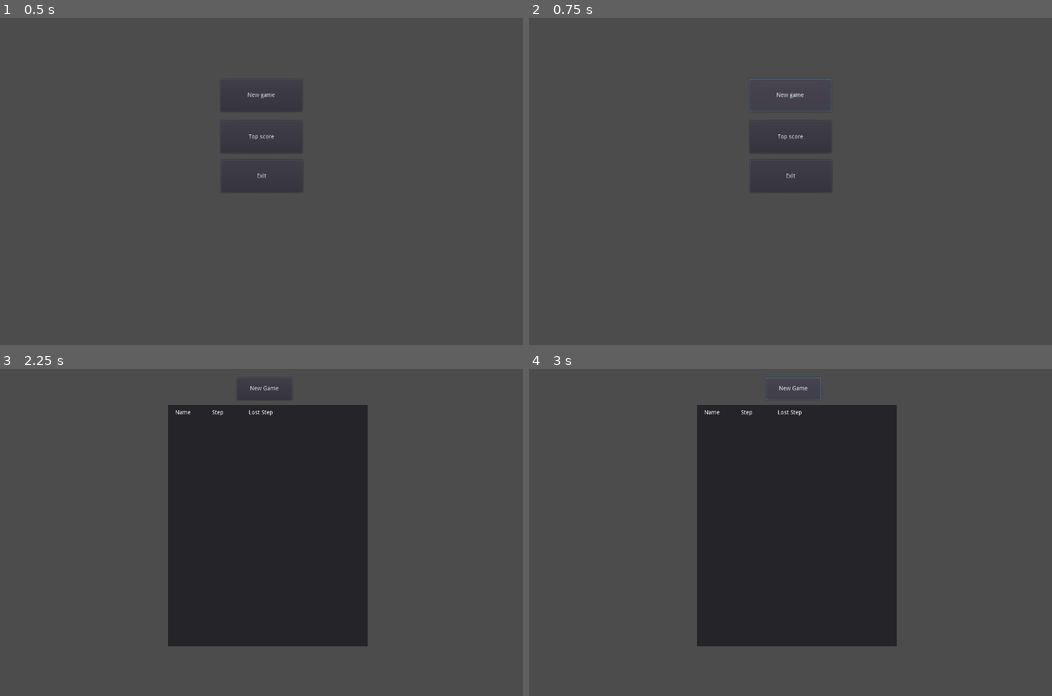
Above: before the commit, frames 1-4 (two rows, left to right).
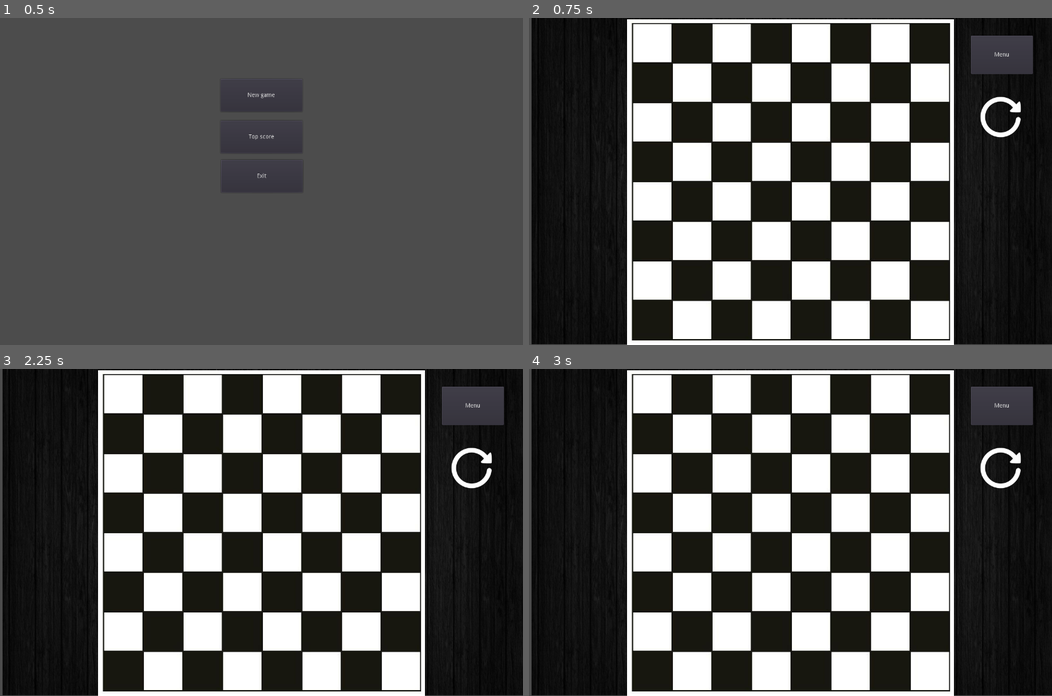
Above: after the commit, the same moments.

Repository: vladprichina/Ugolki
Game: Godot game, scene res://menu.tscn
Same seed, same stepped clock (60 frames per second), same inputs: the game is played once before the commit and once after it.
Inputs (mouse positions are in pixels of both pictures, inside the frame that each line leads up to):
- Up to frame 1 (0.5 s): no input
- Up to frame 2 (0.75 s): click "New game" at 0.5 s
- Up to frame 3 (2.25 s): click (261, 447) at 1.25 s, where only the run before the commit has a clickable "New game"; click (261, 486) at 2 s, where only the run before the commit has a clickable "Top score"
- Up to frame 4 (3 s): click (795, 388) at 2.75 s, where only the run before the commit has a clickable "New Game"

Frame 1 is identical in both runs. In frame 2, 98% of the frame differs, in the area x 0-100%, y 0-100%; in frame 3, 95%; in frame 4, 95%.
Error after the commit: Parse Error: Mixed tabs and spaces in indentation. (res://field.gd:543)

Commit message:
+ подсчёт опережения + сортировка рейтинга по опережению

Diff:
--- a/field.gd
+++ b/field.gd
@@ -303,7 +303,7 @@
 func click_field(var position):
 
 	# не даем походить, если уже походили, можем только вернутся или дать шаг противнику
-	if last_step != INVALID_VECTOR:
+	if last_step != INVALID_VECTOR or !pressed_chip:
 		return
 
 	for i in (active_cells):
@@ -413,13 +413,56 @@
 
 	return true
 
+
+# опрежение - количество шагов нужных для победы
+func find_losted(var node, var ai):
+	if check_for_win_ai():
+		return 0
+
+
+	# выбор стороны
+	var test_array = ai_chips if ai == 1 else player_chips
+	var value = -9999
+	var result_chip = null
+	var result_step = null
+
+	# берем все возможные фишки и их шаги
+	for chip in (test_array):
+		var steps = []
+		get_steps(chip.id_next, node, steps, false)
+		for step in (steps):
+			# оценка шагов
+			var last_step = chip.id_next
+			simulate_step(step, chip, node, ai)
+			var temp = ai * price_for_node(node, ai)
+			desimulate_step(step, last_step, chip, node, ai)
+			if temp > value:
+				value = temp
+				result_chip = chip
+				result_step = step
+		pass
+	pass
+
+	if result_chip:
+		simulate_step(result_step, result_chip, node, ai)
+		result_chip.id_next = result_step
+		var x = find_losted(node, ai)
+		return x + 1
+
+	return 0
+	pass
+
+
 func save():
 	var name = get_node("/root/main_node/win_dialog/Panel/edit")
+
+	# считаем опережение
+	var lost = find_losted(cells, CELL_AI)
 
 	var save_dict = {
 	"name" : name.text,
 	"count" : step_counter,
-	"lost" : 0
+	"lost" : lost
 	}
 	return save_dict
 
--- a/main_node.tscn
+++ b/main_node.tscn
@@ -6,11 +6,10 @@
 [ext_resource path="res://reset_btn.gd" type="Script" id=4]
 [ext_resource path="res://Menu.gd" type="Script" id=5]
 [ext_resource path="res://res/back.jpg" type="Texture" id=6]
-[ext_resource path="res://back.gd" type="Script" id=7]
-[ext_resource path="res://field.gd" type="Script" id=8]
-[ext_resource path="res://chips.tscn" type="PackedScene" id=9]
-[ext_resource path="res://cells_render.gd" type="Script" id=10]
-[ext_resource path="res://to_rate.gd" type="Script" id=11]
+[ext_resource path="res://field.gd" type="Script" id=7]
+[ext_resource path="res://chips.tscn" type="PackedScene" id=8]
+[ext_resource path="res://cells_render.gd" type="Script" id=9]
+[ext_resource path="res://to_rate.gd" type="Script" id=10]
 
 [sub_resource type="RectangleShape2D" id=1]
 
@@ -18,7 +17,7 @@
 extents = Vector2( 400, 400 )
 _sections_unfolded = [ "Resource" ]
 
-[node name="main_node" type="Node" index="0"]
+[node name="main_node" type="Node"]
 
 [node name="game_node" type="Node" parent="." index="0"]
 
@@ -135,7 +134,6 @@
 
 position = Vector2( 640, 403 )
 texture = ExtResource( 6 )
-script = ExtResource( 7 )
 _sections_unfolded = [ "Transform" ]
 
 [node name="field" type="Area2D" parent="game_node" index="2"]
--- a/rating_element.tscn
+++ b/rating_element.tscn
@@ -1,12 +1,12 @@
 [gd_scene format=2]
 
-[node name="Panel" type="Panel"]
+[node name="Panel" type="Panel" index="0"]
 
 anchor_left = 0.0
 anchor_top = 0.0
 anchor_right = 0.0
 anchor_bottom = 0.0
-margin_right = 240.0
+margin_right = 340.0
 margin_bottom = 18.0
 rect_pivot_offset = Vector2( 0, 0 )
 rect_clip_content = false
@@ -22,7 +22,7 @@
 anchor_top = 0.0
 anchor_right = 0.0
 anchor_bottom = 0.0
-margin_right = 74.0
+margin_right = 142.0
 margin_bottom = 14.0
 rect_pivot_offset = Vector2( 0, 0 )
 rect_clip_content = false
@@ -42,8 +42,8 @@
 anchor_top = 0.0
 anchor_right = 0.0
 anchor_bottom = 0.0
-margin_left = 90.0
-margin_right = 130.0
+margin_left = 171.0
+margin_right = 211.0
 margin_bottom = 14.0
 rect_pivot_offset = Vector2( 0, 0 )
 rect_clip_content = false
@@ -63,8 +63,8 @@
 anchor_top = 0.0
 anchor_right = 0.0
 anchor_bottom = 0.0
-margin_left = 180.0
-margin_right = 220.0
+margin_left = 274.0
+margin_right = 314.0
 margin_bottom = 14.0
 rect_pivot_offset = Vector2( 0, 0 )
 rect_clip_content = false
--- a/ratings.gd
+++ b/ratings.gd
@@ -18,7 +18,7 @@
 # ******* класс для сортировки
 class MyCustomSorterRating:
 	static func sort(a, b):
-		if a["count"] < b["count"]:
+		if a["lost"] > b["lost"]:
 			return true
 		return false
 		pass
Not shown: 4 places in main_node.tscn that only renumber resources
